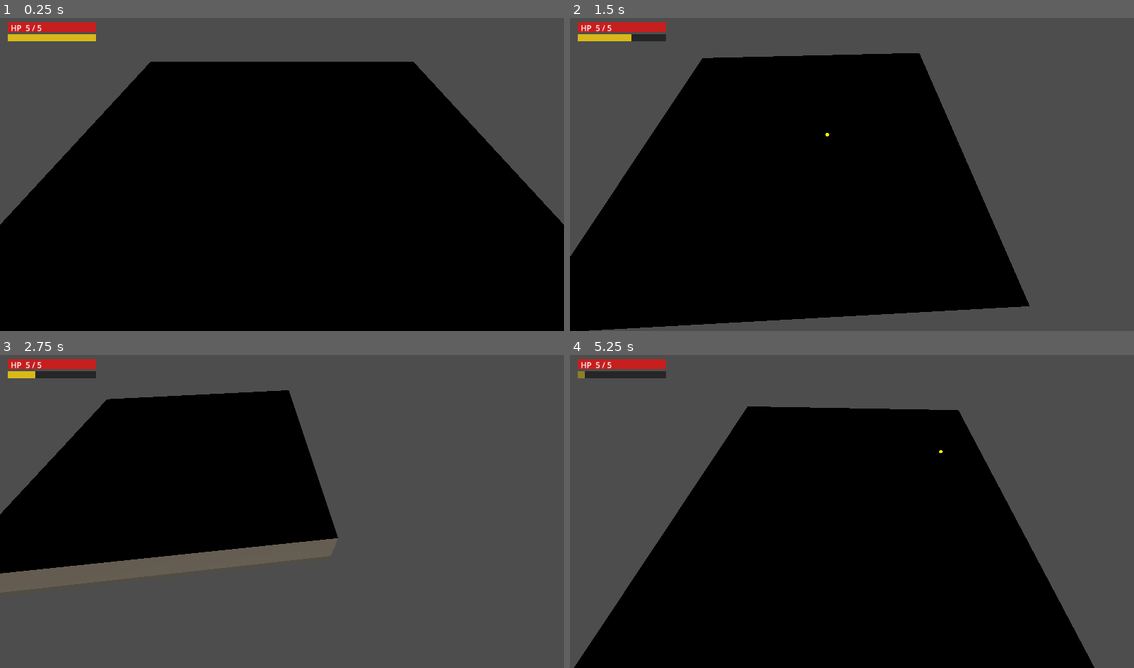
Above: before the commit, frames 1-4 (two rows, left to right).
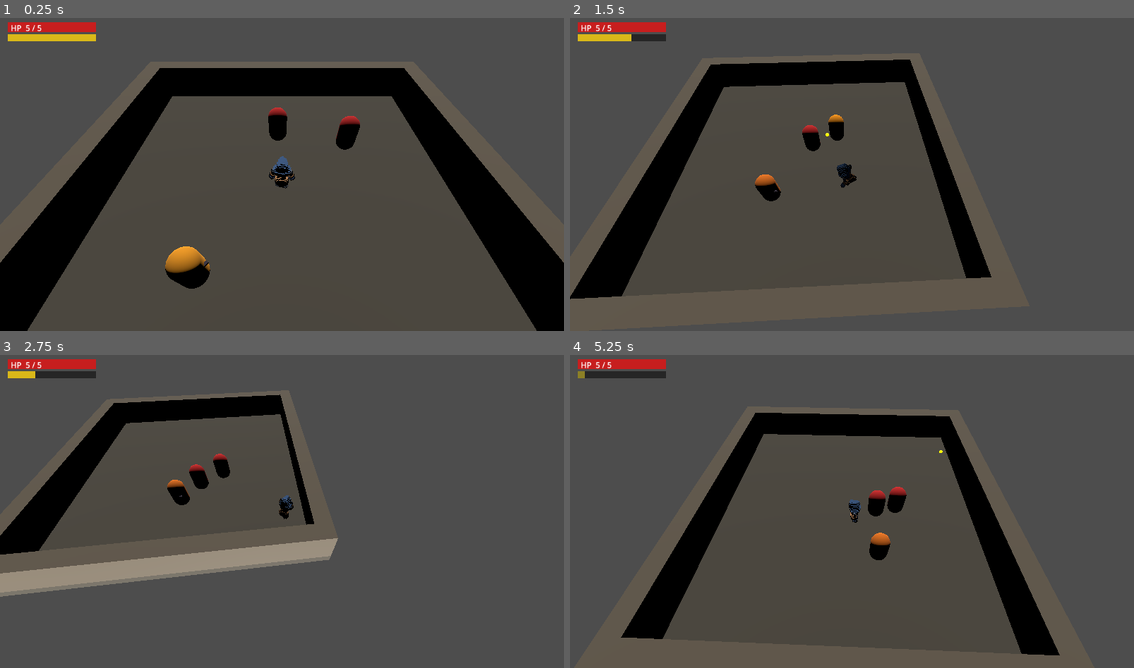
Above: after the commit, the same moments.

Repository: BenjiinxGrimm/knights-bane
Game: Godot game, scene res://scenes/main.tscn
The game is run twice, just before and just after one commit, with the same random seed, the same clock (stepped at 60 frames per second) and the same inputs.
Inputs (mouse positions are in pixels of both pictures, inside the frame that each line leads up to):
- Up to frame 1 (0.25 s): no input
- Up to frame 2 (1.5 s): move the mouse to (976, 155) at 0.52 s; press the mouse at (976, 155) at 0.53 s; hold D (move_right) 0.53-1.28 s; tap Space (dodge) at 0.8, 1.35 s; move the mouse to (739, 187) at 1.27 s; release the mouse at (739, 187) at 1.28 s; hold S (move_down) from 1.28 s (still down)
- Up to frame 3 (2.75 s): tap Backspace (sprint) at 1.55 s; move the mouse to (338, 439) at 2.02 s; release S (move_down) at 2.03 s; hold D (move_right) from 2.03 s (still down); hold Backspace (sprint) from 2.03 s (still down); click (338, 439) at 2.3 s
- Up to frame 4 (5.25 s): move the mouse to (823, 574) at 2.77 s; release D (move_right) at 2.78 s; release Backspace (sprint) at 2.78 s; hold W (move_up) 2.78-3.53 s; click (823, 574) at 2.85 s; tap Space (dodge) at 3.05 s; move the mouse to (1021, 558) at 3.52 s; hold Space (dodge) 3.53-4.28 s; hold A (move_left) 3.53-5.03 s; tap Backspace (sprint) at 3.8 s; move the mouse to (682, 461) at 4.27 s; right-click (682, 461) at 4.35 s; click (682, 461) at 4.55 s; move the mouse to (880, 508) at 5.02 s; hold S (move_down) from 5.03 s (still down); hold Backspace (sprint) from 5.03 s (still down)

The runs differ from the first frame. In frame 1, 53% of the frame differs, in the area x 0-100%, y 13-100%; in frame 2, 43%; in frame 3, 23%; in frame 4, 44%.

Commit message:
Add assassin character with animations, improve lighting, prep for daggers
- Assassin GLB with 7 NLA-baked animations (idle, walk, run, attack_light,
  attack_heavy, dodge_roll, death) — root motion zeroed for in-place looping
- player.gd: removed capsule mesh/color flash, added AnimationPlayer export,
  _update_animation() drives state to animation including walk vs run distinction
- main.tscn: primary light boosted to 2.5 energy, second fill light added at 1.0
- Dodge animation reverted to normal speed (speed-scaling looked broken)
- Character assets committed (vox files, FBX animations, GLB, textures)

Co-Authored-By: Claude Sonnet 4.6 <noreply@anthropic.com>

Diff:
--- a/scenes/main.tscn
+++ b/scenes/main.tscn
@@ -2,9 +2,10 @@
 
 [ext_resource type="Script" uid="uid://c3x6rslqhellm" path="res://scripts/player.gd" id="1"]
 [ext_resource type="Script" uid="uid://hfqdph5pjyg4" path="res://scripts/camera_follow.gd" id="2"]
+[ext_resource type="PackedScene" uid="uid://ca0yywxiai6wu" path="res://Characters/Assassin/assassin.glb" id="2_tefeu"]
 [ext_resource type="Script" uid="uid://dte71e8bbv3wf" path="res://scripts/enemy.gd" id="3"]
 [ext_resource type="Script" uid="uid://c3fxutou6vanx" path="res://scripts/hud.gd" id="4"]
-[ext_resource type="Script" uid="uid://ranged1abc567" path="res://scripts/ranged_enemy.gd" id="5"]
+[ext_resource type="Script" uid="uid://c61sliio7p3bt" path="res://scripts/ranged_enemy.gd" id="5"]
 
 [sub_resource type="StandardMaterial3D" id="StandardMaterial3D_0wfyh"]
 albedo_color = Color(0.32, 0.3, 0.26, 1)
@@ -17,8 +18,6 @@
 [sub_resource type="BoxShape3D" id="BoxShape3D_1"]
 size = Vector3(18, 0.5, 18)
 
-[sub_resource type="CapsuleMesh" id="CapsuleMesh_1"]
-
 [sub_resource type="CapsuleShape3D" id="CapsuleShape3D_1"]
 
 [sub_resource type="BoxShape3D" id="BoxShape3D_2"]
@@ -33,46 +32,52 @@
 [sub_resource type="CapsuleMesh" id="CapsuleMesh_2"]
 material = SubResource("StandardMaterial3D_enemy")
 
+[sub_resource type="StandardMaterial3D" id="StandardMaterial3D_weapon"]
+albedo_color = Color(0.25, 0.22, 0.28, 1)
+
+[sub_resource type="BoxMesh" id="BoxMesh_stick"]
+material = SubResource("StandardMaterial3D_weapon")
+size = Vector3(0.1, 0.1, 0.5)
+
+[sub_resource type="StandardMaterial3D" id="StandardMaterial3D_wall"]
+albedo_color = Color(0.42, 0.38, 0.32, 1)
+roughness = 0.9
+
+[sub_resource type="BoxMesh" id="BoxMesh_wall_ns"]
+material = SubResource("StandardMaterial3D_wall")
+size = Vector3(18, 2, 1)
+
+[sub_resource type="BoxShape3D" id="BoxShape3D_wall_ns"]
+size = Vector3(18, 2, 1)
+
+[sub_resource type="BoxMesh" id="BoxMesh_wall_ew"]
+material = SubResource("StandardMaterial3D_wall")
+size = Vector3(1, 2, 16)
+
+[sub_resource type="BoxShape3D" id="BoxShape3D_wall_ew"]
+size = Vector3(1, 2, 16)
+
 [sub_resource type="StandardMaterial3D" id="StandardMaterial3D_ranged"]
 albedo_color = Color(0.9, 0.45, 0.1, 1)
 
 [sub_resource type="CapsuleMesh" id="CapsuleMesh_ranged"]
 material = SubResource("StandardMaterial3D_ranged")
-
-[sub_resource type="StandardMaterial3D" id="StandardMaterial3D_weapon"]
-albedo_color = Color(0.25, 0.22, 0.28, 1)
 
 [sub_resource type="BoxMesh" id="BoxMesh_weapon"]
 material = SubResource("StandardMaterial3D_weapon")
 size = Vector3(0.1, 0.1, 0.35)
 
-[sub_resource type="BoxMesh" id="BoxMesh_stick"]
-material = SubResource("StandardMaterial3D_weapon")
-size = Vector3(0.1, 0.1, 0.5)
-
-[sub_resource type="StandardMaterial3D" id="StandardMaterial3D_wall"]
-albedo_color = Color(0.42, 0.38, 0.32, 1)
-roughness = 0.9
-
-[sub_resource type="BoxMesh" id="BoxMesh_wall_ns"]
-material = SubResource("StandardMaterial3D_wall")
-size = Vector3(18, 2, 1)
-
-[sub_resource type="BoxShape3D" id="BoxShape3D_wall_ns"]
-size = Vector3(18, 2, 1)
-
-[sub_resource type="BoxMesh" id="BoxMesh_wall_ew"]
-material = SubResource("StandardMaterial3D_wall")
-size = Vector3(1, 2, 16)
-
-[sub_resource type="BoxShape3D" id="BoxShape3D_wall_ew"]
-size = Vector3(1, 2, 16)
-
 [node name="Main" type="Node3D" unique_id=494362524]
 
 [node name="DirectionalLight3D" type="DirectionalLight3D" parent="." unique_id=943101576]
 transform = Transform3D(1, 0, 0, 0, 0.7071, -0.7071, 0, 0.7071, 0.7071, 0, 10, 0)
+light_energy = 2.5
 shadow_enabled = true
+
+[node name="DirectionalLight3D2" type="DirectionalLight3D" parent="." unique_id=943101577]
+transform = Transform3D(-1, 0, 0, 0, 0.7071, 0.7071, 0, 0.7071, -0.7071, 0, 10, 0)
+light_energy = 1.0
+shadow_enabled = false
 
 [node name="Ground" type="StaticBody3D" parent="." unique_id=1227364988]
 transform = Transform3D(1, 0, 0, 0, 1, 0, 0, 0, 1, 0, -0.25, 0)
@@ -83,12 +88,10 @@
 [node name="Collision" type="CollisionShape3D" parent="Ground" unique_id=1413531445]
 shape = SubResource("BoxShape3D_1")
 
-[node name="Player" type="CharacterBody3D" parent="." unique_id=1336336453]
+[node name="Player" type="CharacterBody3D" parent="." unique_id=1336336453 node_paths=PackedStringArray("anim_player")]
 transform = Transform3D(1, 0, 0, 0, 1, 0, 0, 0, 1, 0, 1.5, 0)
 script = ExtResource("1")
-
-[node name="Mesh" type="MeshInstance3D" parent="Player" unique_id=516597948]
-mesh = SubResource("CapsuleMesh_1")
+anim_player = NodePath("assassin/AnimationPlayer")
 
 [node name="Collision" type="CollisionShape3D" parent="Player" unique_id=54679801]
 shape = SubResource("CapsuleShape3D_1")
@@ -104,6 +107,46 @@
 visible = false
 mesh = SubResource("BoxMesh_2")
 
+[node name="assassin" parent="Player" unique_id=1283826430 instance=ExtResource("2_tefeu")]
+transform = Transform3D(-50, 0, -4.371139e-06, 0, 50, 0, 4.371139e-06, 0, -50, 0, -1.5, 0)
+
+[node name="Skeleton3D" parent="Player/assassin/Armature" parent_id_path=PackedInt32Array(1283826430, 2053108629) index="0" unique_id=1876334420]
+bones/0/position = Vector3(0.014310749, -0.056931227, -1.8154755)
+bones/0/rotation = Quaternion(-0.66912633, -0.099475086, 0.09257135, 0.7306197)
+bones/1/rotation = Quaternion(0.22421262, 0.03785654, 0.004459464, 0.9737946)
+bones/2/rotation = Quaternion(0.032192707, 0.010692896, -0.007526253, 0.9993962)
+bones/3/rotation = Quaternion(0.0321272, 0.011333191, -0.0075821374, 0.9993908)
+bones/4/rotation = Quaternion(-0.13506676, 0.012402058, 0.018427305, 0.99058753)
+bones/5/rotation = Quaternion(-0.1242473, 0.06421475, -0.036874983, 0.98948437)
+bones/7/rotation = Quaternion(0.5548411, 0.46987963, -0.32327202, 0.6056895)
+bones/8/rotation = Quaternion(0.62449944, -0.14532459, 0.2923525, 0.70951486)
+bones/9/rotation = Quaternion(-0.008291025, -0.054221813, 0.36815783, 0.92814386)
+bones/10/rotation = Quaternion(0.08823109, -0.14217487, 0.114038214, 0.9792839)
+bones/11/rotation = Quaternion(0.61204505, -0.08296976, -0.017444396, 0.7862649)
+bones/12/rotation = Quaternion(0.13257846, 0.06545535, -0.19041137, 0.9705061)
+bones/13/rotation = Quaternion(0.5870233, 0.10555063, 0.13095693, 0.7919046)
+bones/15/rotation = Quaternion(0.527327, -0.48264652, 0.22111215, 0.6633913)
+bones/16/rotation = Quaternion(0.5903619, 0.18702655, -0.34785846, 0.70390946)
+bones/17/rotation = Quaternion(-0.07061514, 0.11125532, -0.4818351, 0.8662971)
+bones/18/rotation = Quaternion(0.041792303, 0.16128837, -0.15265152, 0.974134)
+bones/19/rotation = Quaternion(-0.1765393, 0.8713586, 0.21088204, -0.40632123)
+bones/20/rotation = Quaternion(0.025740841, 0.049354605, 0.1201043, 0.9911996)
+bones/21/rotation = Quaternion(-0.61104095, -0.26945224, -0.5039228, 0.5478014)
+bones/23/rotation = Quaternion(0.057946917, 0.2809115, 0.95213634, -0.10567622)
+bones/24/rotation = Quaternion(-0.3191986, -0.03355262, -0.044784404, 0.94603425)
+bones/25/rotation = Quaternion(0.52171844, -0.16154888, 0.050312385, 0.83617014)
+bones/26/rotation = Quaternion(0.29044682, -0.051660594, 0.0033389367, 0.9554898)
+bones/28/rotation = Quaternion(-0.11047389, 0.09273892, 0.982009, 0.12187463)
+bones/29/rotation = Quaternion(-0.29414758, 0.051531762, 0.065758035, 0.95210165)
+bones/30/rotation = Quaternion(0.58910847, 0.22901888, 0.020307643, 0.7746542)
+bones/31/rotation = Quaternion(0.33776194, -0.018369623, 0.016716756, 0.94090384)
+
+[node name="Skeleton3D" parent="Player/assassin/Armature_001" parent_id_path=PackedInt32Array(1283826430, 1831100528) index="0" unique_id=1068473453]
+bones/7/rotation = Quaternion(0.49506387, 0.5048784, -0.49454042, 0.5054101)
+bones/11/rotation = Quaternion(-0.08831285, 0.012288661, -0.1372734, 0.98651206)
+bones/15/rotation = Quaternion(0.49408305, -0.50587547, 0.49562418, 0.5043101)
+bones/29/rotation = Quaternion(-0.02191064, -0.0014142332, 0.064475805, 0.99767774)
+
 [node name="Enemy" type="CharacterBody3D" parent="." unique_id=200000001 groups=["enemy"]]
 transform = Transform3D(1, 0, 0, 0, 1, 0, 0, 0, 1, 0, 1.5, -4)
 script = ExtResource("3")
@@ -191,3 +234,5 @@
 [node name="Camera3D" type="Camera3D" parent="." unique_id=1189174466 node_paths=PackedStringArray("target")]
 script = ExtResource("2")
 target = NodePath("../Player")
+
+[editable path="Player/assassin"]
--- a/scripts/player.gd
+++ b/scripts/player.gd
@@ -10,27 +10,24 @@
 @export var sprint_drain_rate: float = 20.0
 @export var sprint_min_stamina: float = 20.0
 @export var dodge_stamina_cost: float = 25.0
+@export var anim_player: AnimationPlayer
 
 const GRAVITY := -20.0
-const STARTUP_TIME     := 0.10
-const ACTIVE_TIME      := 0.20
-const RECOVERY_TIME    := 0.30
-const HEAVY_STARTUP    := 0.25
-const HEAVY_ACTIVE     := 0.20
-const HEAVY_RECOVERY   := 0.55
+const STARTUP_TIME       := 0.10
+const ACTIVE_TIME        := 0.20
+const RECOVERY_TIME      := 0.30
+const HEAVY_STARTUP      := 0.25
+const HEAVY_ACTIVE       := 0.20
+const HEAVY_RECOVERY     := 0.55
 const LIGHT_STAMINA_COST := 15.0
 const HEAVY_STAMINA_COST := 30.0
-const FLASH_DURATION   := 0.15
-const IFRAMES_DURATION := 0.5
-const DODGE_SPEED      := 14.0
-const DODGE_DURATION   := 0.25
-const DODGE_COOLDOWN   := 0.7
+const IFRAMES_DURATION   := 0.5
+const DODGE_SPEED        := 14.0
+const DODGE_DURATION     := 0.25
+const DODGE_COOLDOWN     := 0.7
 
 const HIT_PARTICLES = preload("res://scenes/hit_particles.tscn")
 
-const COLOR_NORMAL := Color(0.55, 0.65, 0.85, 1)
-const COLOR_HIT    := Color(1, 0.3, 0.3, 1)
-const COLOR_DODGE  := Color(0.85, 0.92, 1.0, 1)
 
 enum AttackState { IDLE, STARTUP, ACTIVE, RECOVERY }
 
@@ -38,7 +35,6 @@
 var stamina: float
 var _attack_state: AttackState = AttackState.IDLE
 var _attack_timer: float = 0.0
-var _flash_timer: float = 0.0
 var _iframes_timer: float = 0.0
 var _dodging: bool = false
 var _dodge_timer: float = 0.0
@@ -48,28 +44,22 @@
 var _stamina_regen_timer: float = 0.0
 var _is_heavy: bool = false
 var _spawn_position: Vector3
-var _material: StandardMaterial3D
 
 @onready var _hitbox: Area3D = $AttackHitbox
 @onready var _hitbox_shape: CollisionShape3D = $AttackHitbox/CollisionShape3D
 @onready var _hitbox_mesh: MeshInstance3D = $AttackHitbox/DebugMesh
-@onready var _mesh: MeshInstance3D = $Mesh
 
 func _ready() -> void:
 	add_to_group("player")
 	hp = max_hp
 	stamina = max_stamina
 	_spawn_position = global_position
-	_material = StandardMaterial3D.new()
-	_material.albedo_color = COLOR_NORMAL
-	_mesh.set_surface_override_material(0, _material)
 
 func take_damage(amount: int) -> void:
 	if _iframes_timer > 0.0:
 		return
 	hp -= amount
 	_iframes_timer = IFRAMES_DURATION
-	_flash_timer = FLASH_DURATION
 	Effects.screenshake(0.35)
 	var hit := HIT_PARTICLES.instantiate() as CPUParticles3D
 	hit.position = global_position + Vector3(0, 0.5, 0)
@@ -89,7 +79,6 @@
 	_sprinting = false
 	_attack_state = AttackState.IDLE
 	_hitbox_mesh.visible = false
-	print("You died — respawning")
 
 func _unhandled_input(event: InputEvent) -> void:
 	if event.is_action_pressed("dodge") and _dodge_cooldown <= 0.0 and not _dodging:
@@ -132,6 +121,7 @@
 	_tick_dodge(delta)
 	_tick_stamina(delta)
 	_tick_timers(delta)
+	_update_animation()
 
 	if _dodging:
 		velocity.x = _dodge_dir.x * DODGE_SPEED
@@ -161,13 +151,26 @@
 		velocity.y += GRAVITY * delta
 	move_and_slide()
 
+func _update_animation() -> void:
+	if anim_player == null:
+		return
+	var anim: String
+	if _dodging:
+		anim = "dodge_roll"
+	elif _attack_state != AttackState.IDLE:
+		anim = "attack_heavy" if _is_heavy else "attack_light"
+	elif Vector2(velocity.x, velocity.z).length() > 0.5:
+		anim = "run" if _sprinting else "walk"
+	else:
+		anim = "idle"
+	if anim_player.current_animation != anim:
+		anim_player.play(anim)
+
 func _tick_stamina(delta: float) -> void:
 	var moving := Vector2(velocity.x, velocity.z).length_squared() > 0.1
 	_sprinting = Input.is_action_pressed("sprint") and moving and stamina >= sprint_min_stamina and not _dodging
-
 	if _sprinting:
 		_use_stamina(sprint_drain_rate * delta)
-
 	if _stamina_regen_timer > 0.0:
 		_stamina_regen_timer -= delta
 	elif stamina < max_stamina:
@@ -190,14 +193,6 @@
 func _tick_timers(delta: float) -> void:
 	if _iframes_timer > 0.0:
 		_iframes_timer -= delta
-	if _flash_timer > 0.0:
-		_flash_timer -= delta
-	if _dodging:
-		_material.albedo_color = COLOR_DODGE
-	elif _flash_timer > 0.0:
-		_material.albedo_color = COLOR_HIT
-	else:
-		_material.albedo_color = COLOR_NORMAL
 
 func _tick_attack(delta: float) -> void:
 	if _attack_state == AttackState.IDLE:
Not shown, added: Characters/AssassianTest1.mtl
Not shown, added: Characters/AssassianTest1.obj
Not shown, added: Characters/AssassianTest1.obj.import
Binary file added: Characters/Assassin Animations/attack_heavy.fbx
Not shown, added: Characters/Assassin Animations/attack_heavy.fbx.import
Binary file added: Characters/Assassin Animations/attack_heavy_0.png
Not shown, added: Characters/Assassin Animations/attack_heavy_0.png.import
Binary file added: Characters/Assassin Animations/attack_light.fbx
Not shown, added: Characters/Assassin Animations/attack_light.fbx.import
Binary file added: Characters/Assassin Animations/attack_light_0.png
Not shown, added: Characters/Assassin Animations/attack_light_0.png.import
Binary file added: Characters/Assassin Animations/death.fbx
(and 45 more such lines)
